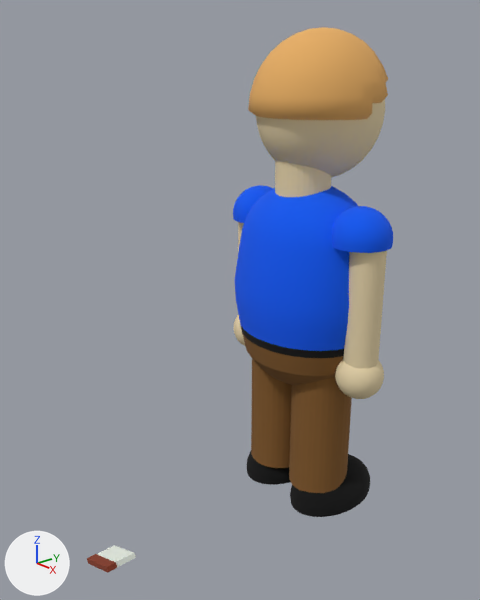
What one commit did to the Blender file assets/model/rcarmack.blend.
One viewpoint serves both versions: a camera (50 mm lens) standing at (3.17, -3.56, 3.08) and looking at (-0.04, -0.92, 1.59). Every picture has the same lights, and +X, +Y and +Z are marked at lower left.
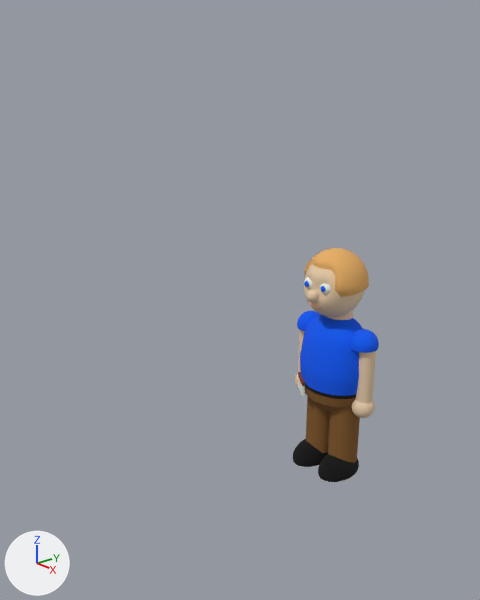
What differs and where, as boxes (x1, y1, x2, y2) in the pictures (480 x 600 px):
'Sphere.009', moved, turned, rescaled
    before: (235, 186, 358, 385)
    after: (300, 314, 363, 411)
'Sphere', moved, turned, rescaled
    before: (248, 27, 388, 120)
    after: (304, 248, 369, 297)
'Sphere.001', moved, turned, rescaled
    before: (256, 99, 385, 177)
    after: (304, 263, 364, 317)
'Cylinder.010', moved, rescaled
    before: (289, 377, 352, 493)
    after: (306, 396, 330, 453)
'Cylinder.011', moved, rescaled
    before: (251, 359, 292, 468)
    after: (328, 407, 360, 463)
'Cylinder.013', moved, rescaled
    before: (343, 250, 387, 369)
    after: (298, 330, 305, 372)
'Sphere.015', moved, turned, rescaled
    before: (290, 454, 370, 517)
    after: (293, 439, 328, 467)
'Sphere.012', moved, rescaled
    before: (332, 206, 393, 253)
    after: (297, 311, 320, 331)
'Cylinder', moved, rescaled
    before: (275, 161, 331, 197)
    after: (328, 310, 353, 320)
'Sphere.014', moved, turned, rescaled
    before: (247, 451, 290, 485)
    after: (318, 454, 359, 482)
'Sphere.013', moved, rescaled
    before: (335, 360, 384, 399)
    after: (295, 373, 298, 387)
'Sphere.011', moved, rescaled
    before: (233, 185, 273, 223)
    after: (350, 329, 379, 353)
'Cylinder.012', moved, rescaled
    before: (238, 222, 244, 316)
    after: (356, 351, 376, 403)
'Cube.007', moved, turned, rescaled
    before: (97, 545, 136, 567)
    after: (298, 377, 305, 396)
'Sphere.010', moved, rescaled
    before: (234, 315, 245, 346)
    after: (351, 399, 375, 418)
'Cube.008', moved, turned, rescaled
    before: (87, 554, 117, 573)
    after: (298, 372, 305, 386)

The change, as a diff of the scene's bpy script:
```diff
--- a/assets/model/rcarmack.blend.py
+++ b/assets/model/rcarmack.blend.py
@@ ob_sphere @@
 ob_sphere = bpy.data.objects.new('Sphere', me_sphere)
-ob_sphere.location = (0.0, -0.274, 2.784)
-ob_sphere.scale = (0.435, 0.5, 0.5)
+ob_sphere.location = (-0.014, -0.039, 1.525)
+ob_sphere.rotation_euler = (0.0, 0.0, 3.187)  # degrees (0, 0, 183)
+ob_sphere.scale = (0.236, 0.271, 0.271)
@@ ob_sphere_001 @@
 ob_sphere_001 = bpy.data.objects.new('Sphere.001', me_sphere_001)
-ob_sphere_001.location = (0.0, -0.274, 2.784)
-ob_sphere_001.scale = (0.391, 0.45, 0.45)
+ob_sphere_001.location = (-0.014, -0.039, 1.525)
+ob_sphere_001.rotation_euler = (0.0, 0.0, 3.187)  # degrees (0, 0, 183)
+ob_sphere_001.scale = (0.212, 0.244, 0.244)
@@ ob_sphere_009 @@
 ob_sphere_009 = bpy.data.objects.new('Sphere.009', me_sphere_010)
-ob_sphere_009.location = (0.0, -0.37, 1.493)
-ob_sphere_009.scale = (-0.539, -0.461, -0.81)
+ob_sphere_009.location = (-0.016, 0.013, 0.825)
+ob_sphere_009.rotation_euler = (0.0, 3.142, 3.187)  # degrees (0, 180, 183)
+ob_sphere_009.scale = (0.292, 0.25, 0.44)
@@ ob_cylinder @@
 ob_cylinder = bpy.data.objects.new('Cylinder', me_cylinder)
-ob_cylinder.location = (-0.002, -0.413, 2.329)
-ob_cylinder.scale = (0.186, 0.186, 0.186)
+ob_cylinder.location = (-0.017, 0.037, 1.279)
+ob_cylinder.scale = (0.101, 0.101, 0.101)
@@ ob_cylinder_010 @@
 ob_cylinder_010 = bpy.data.objects.new('Cylinder.010', me_cylinder_010)
-ob_cylinder_010.location = (0.214, -0.371, 0.625)
-ob_cylinder_010.scale = (0.216, 0.216, 0.516)
+ob_cylinder_010.location = (-0.132, 0.009, 0.354)
+ob_cylinder_010.scale = (0.117, 0.117, 0.28)
@@ ob_cylinder_011 @@
 ob_cylinder_011 = bpy.data.objects.new('Cylinder.011', me_cylinder_011)
-ob_cylinder_011.location = (-0.231, -0.371, 0.625)
-ob_cylinder_011.scale = (0.216, 0.216, 0.516)
+ob_cylinder_011.location = (0.109, 0.02, 0.354)
+ob_cylinder_011.scale = (0.117, 0.117, 0.28)
@@ ob_sphere_010 @@
 ob_sphere_010 = bpy.data.objects.new('Sphere.010', me_sphere_011)
-ob_sphere_010.location = (-0.546, -0.367, 1.097)
-ob_sphere_010.scale = (0.162, 0.162, 0.162)
+ob_sphere_010.location = (0.28, 0.025, 0.61)
+ob_sphere_010.scale = (0.0879, 0.0879, 0.0879)
@@ ob_cylinder_012 @@
 ob_cylinder_012 = bpy.data.objects.new('Cylinder.012', me_cylinder_013)
-ob_cylinder_012.location = (-0.552, -0.371, 1.567)
-ob_cylinder_012.scale = (0.116, 0.116, 0.44)
+ob_cylinder_012.location = (0.283, 0.027, 0.865)
+ob_cylinder_012.scale = (0.063, 0.063, 0.238)
@@ ob_sphere_011 @@
 ob_sphere_011 = bpy.data.objects.new('Sphere.011', me_sphere_012)
-ob_sphere_011.location = (-0.483, -0.367, 2.027)
-ob_sphere_011.scale = (0.202, 0.202, 0.202)
+ob_sphere_011.location = (0.246, 0.023, 1.115)
+ob_sphere_011.scale = (0.11, 0.11, 0.11)
@@ ob_sphere_012 @@
 ob_sphere_012 = bpy.data.objects.new('Sphere.012', me_sphere_013)
-ob_sphere_012.location = (0.483, -0.367, 2.027)
-ob_sphere_012.scale = (0.202, 0.202, 0.202)
+ob_sphere_012.location = (-0.278, 0.0, 1.115)
+ob_sphere_012.scale = (0.11, 0.11, 0.11)
@@ ob_cylinder_013 @@
 ob_cylinder_013 = bpy.data.objects.new('Cylinder.013', me_cylinder_014)
-ob_cylinder_013.location = (0.552, -0.371, 1.567)
-ob_cylinder_013.scale = (0.116, 0.116, 0.44)
+ob_cylinder_013.location = (-0.315, 0.0, 0.865)
+ob_cylinder_013.scale = (0.063, 0.063, 0.238)
@@ ob_sphere_013 @@
 ob_sphere_013 = bpy.data.objects.new('Sphere.013', me_sphere_014)
-ob_sphere_013.location = (0.546, -0.367, 1.097)
-ob_sphere_013.scale = (0.162, 0.162, 0.162)
+ob_sphere_013.location = (-0.312, -0.002, 0.61)
+ob_sphere_013.scale = (0.0879, 0.0879, 0.0879)
@@ ob_sphere_014 @@
 ob_sphere_014 = bpy.data.objects.new('Sphere.014', me_sphere_015)
-ob_sphere_014.location = (-0.256, -0.265, -0.002)
-ob_sphere_014.scale = (0.243, 0.363, 0.243)
+ob_sphere_014.location = (0.125, -0.037, 0.014)
+ob_sphere_014.rotation_euler = (0.0, 0.0, 3.187)  # degrees (0, 0, 183)
+ob_sphere_014.scale = (0.132, 0.197, 0.132)
@@ ob_sphere_015 @@
 ob_sphere_015 = bpy.data.objects.new('Sphere.015', me_sphere_016)
-ob_sphere_015.location = (0.256, -0.265, -0.002)
-ob_sphere_015.scale = (0.243, 0.363, 0.243)
+ob_sphere_015.location = (-0.153, -0.049, 0.014)
+ob_sphere_015.rotation_euler = (0.0, 0.0, 3.187)  # degrees (0, 0, 183)
+ob_sphere_015.scale = (0.132, 0.197, 0.132)
@@ ob_cube_007 @@
 ob_cube_007 = bpy.data.objects.new('Cube.007', me_cube)
-ob_cube_007.location = (-0.206, -1.905, -0.077)
-ob_cube_007.rotation_euler = (0.0, -0.404, 0.0)  # degrees (0, -23, 0)
-ob_cube_007.scale = (0.153, 0.0981, 0.0177)
+ob_cube_007.location = (-0.2, -0.163, 0.663)
+ob_cube_007.rotation_euler = (1.571, 0.0, 2.56)  # degrees (90, 0, 147)
+ob_cube_007.scale = (0.0828, 0.0532, 0.00962)
@@ ob_cube_008 @@
 ob_cube_008 = bpy.data.objects.new('Cube.008', me_cube_007)
-ob_cube_008.location = (-0.206, -1.985, -0.077)
-ob_cube_008.rotation_euler = (0.0, 2.738, 0.0)  # degrees (0, 157, 0)
-ob_cube_008.scale = (-0.161, -0.0339, -0.0187)
+ob_cube_008.location = (-0.2, -0.163, 0.717)
+ob_cube_008.rotation_euler = (1.571, 0.0, 2.56)  # degrees (90, 0, 147)
+ob_cube_008.scale = (0.0872, 0.0184, 0.0101)
```
